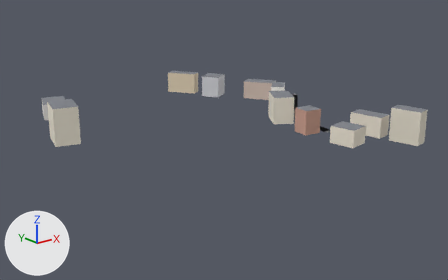
Renders of the glTF model apps/client/public/cities/moscow_synth/tiles/-2_-1.glb from each side of a commit.
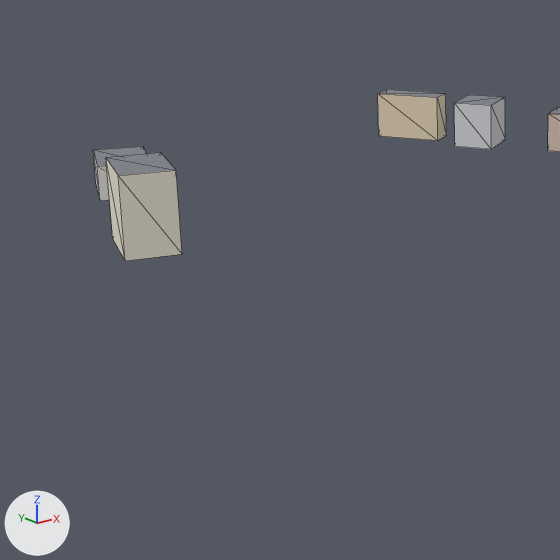
Each version appears first whole from a camera (50 mm lens) standing at (-681.0, -272.0, 147.0) and looking at (-369.0, 118.0, -9.0), and next in a close-up on the part from 0% to 56% of the width and 11% to 100% of the height. Every picture has the same lights, and +X, +Y and +Z are marked at lower left. The first two pictures are the older version. The close-ups show mesh edges as thin lines. Vertices at exactly the same position are counted once.
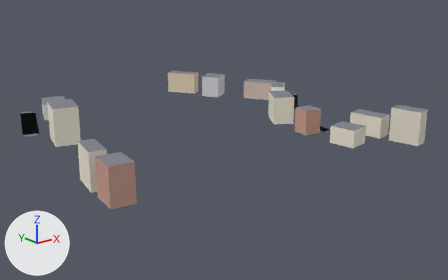
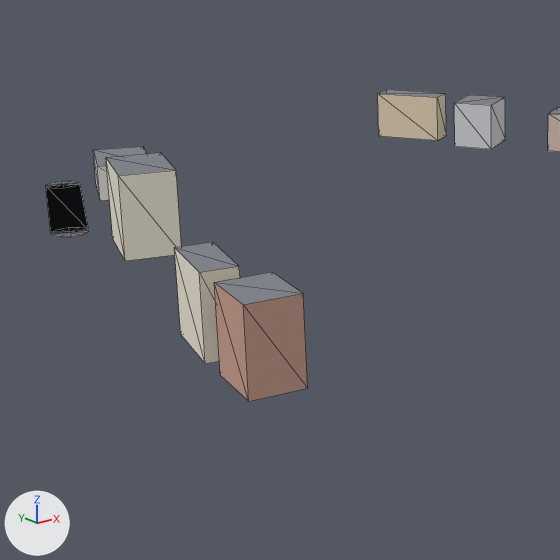
The newer file is also turned or shifted as a whole; pictures and numbers use the older file's frame.

Location of each change, [x1, y1, x2, y2] in pixels of the close-ups (560 x 560 px):
'Mesh_0', reshaped: before [93, 89, 560, 261]; after [46, 89, 560, 401]
part 1 of me_mesh_0, added: after [52, 231, 88, 237]
part 2 of me_mesh_0, added: after [47, 181, 79, 186]
part 3 of me_mesh_0, added (brown): after [214, 272, 308, 401]
part 4 of me_mesh_0, added: after [174, 242, 240, 364]
part 5 of me_mesh_0, added: after [46, 183, 89, 234]

The change, as a list of edits to the scene's bpy script:
```text
Change me_mesh_0:
    used by ob_mesh_0; location = (0.0, 0.0, 0.0)
    verts and faces of me_mesh_0; kept vertices keep their numbers, new ones are numbered from 118
    remove me_mesh_0.from_pydata(...)  # 118 vertices, 136 faces; spans x -499.0..-230.0, y -11.0..271.0, z 0.0..30.0
    add me_mesh_0.from_pydata(...)  # 160 vertices, 178 faces; spans x -524.0..-230.0, y -11.0..278.0, z 0.0..30.0
    me_mesh_0 part 1: the loose piece of 11 vertices spanning x -238.0..-230.0, y 168.0..176.0, z 0.0 is copied, and the copy is scaled about its middle by (1.65, 1.65, 1), then moved by (-267.0, 32.0, 0.0); it spans x -508.0..-494.0, y 198.0..211.0, z 0.0
    me_mesh_0 part 2: the loose piece of 11 vertices spanning x -238.0..-230.0, y 168.0..176.0, z 0.0 is copied, and the copy is scaled about its middle by (1.65, 1.65, 1), then moved by (-243.0, 99.0, 0.0); it spans x -483.0..-470.0, y 265.0..278.0, z 0.0
    me_mesh_0 part 3: the loose piece of 8 vertices spanning x -329.0..-312.0, y 61.0..77.0, z 0.0..20.0 is copied, and the copy is scaled about its middle by (1.12, 1.43, 1.32), then moved by (-194.0, -30.0, 3.0); it spans x -524.0..-505.0, y 28.0..50.0, z 0.0..27.0
    me_mesh_0 part 4
    8 vertices are added at x -521.0..-505.0, y 58.0..85.0, z 0.0..27.0
    8 new faces join them, mat_facade
    2 new faces join them, mat_roof
    me_mesh_0 part 5
    add verts[126] = (-507.0, 207.0, 0.0)  # pixel (50, 233)
    add verts[127] = (-495.0, 203.0, 0.0)  # pixel (88, 230)
    add verts[128] = (-483.0, 274.0, 0.0)  # pixel (45, 185)
    add verts[129] = (-471.0, 269.0, 0.0)  # pixel (79, 183)
    add faces += [(126, 128, 127), (127, 128, 129)]  # mat_road
```
